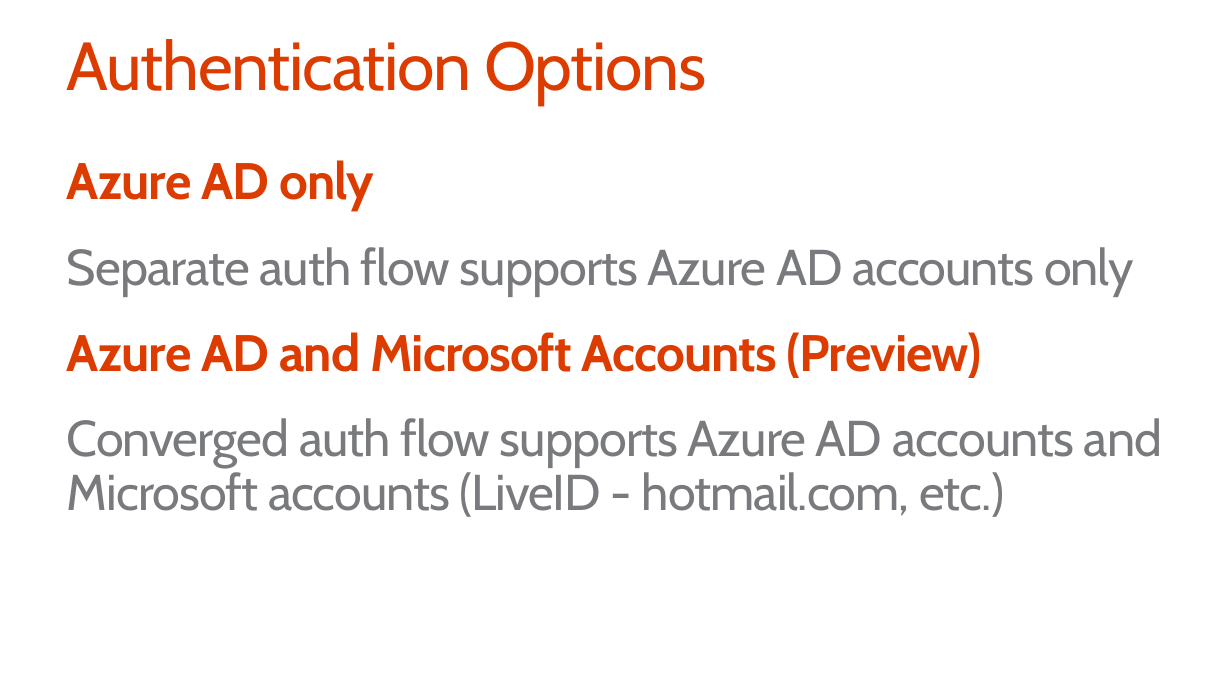
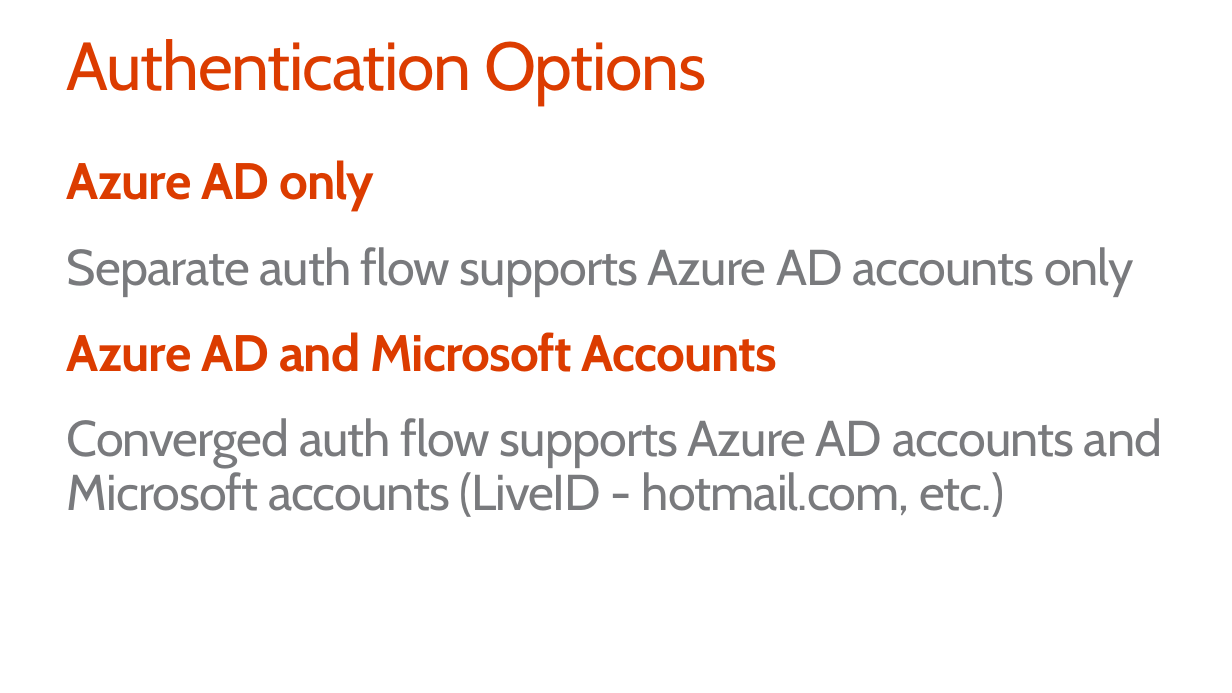
Before and after one commit to OfficeDev/TrainingContent, a slide deck: slide 11 of O3653/O3653-1 Deep Dive into Azure AD with the Office 365 APIs/O3653-1 Deep Dive into Azure AD with the Office 365 APIs.pptx. Drawn at 1232x693 pixels with LibreOffice and Linux fonts; fonts in the diff are those of the drawing; background and template pictures are left out. Boxes give left, top, right and bottom in pixels: in the first picture for what was removed or moved away, otherwise in the second. Text is boxed around its words. In the diff, an @@ line names an element or a change of style, - is before the commit and + after.

```diff
--- a/O3653/O3653-1 Deep Dive into Azure AD with the Office 365 APIs/O3653-1 Deep Dive into Azure AD with the Office 365 APIs.pptx
+++ b/O3653/O3653-1 Deep Dive into Azure AD with the Office 365 APIs/O3653-1 Deep Dive into Azure AD with the Office 365 APIs.pptx
@@ text at (67, 332, 777, 372): text changed @@
-  Azure AD and Microsoft Accounts (Preview)
+  Azure AD and Microsoft Accounts
```
Also in this commit, not shown: 6 other slides changed, 18 other files.
